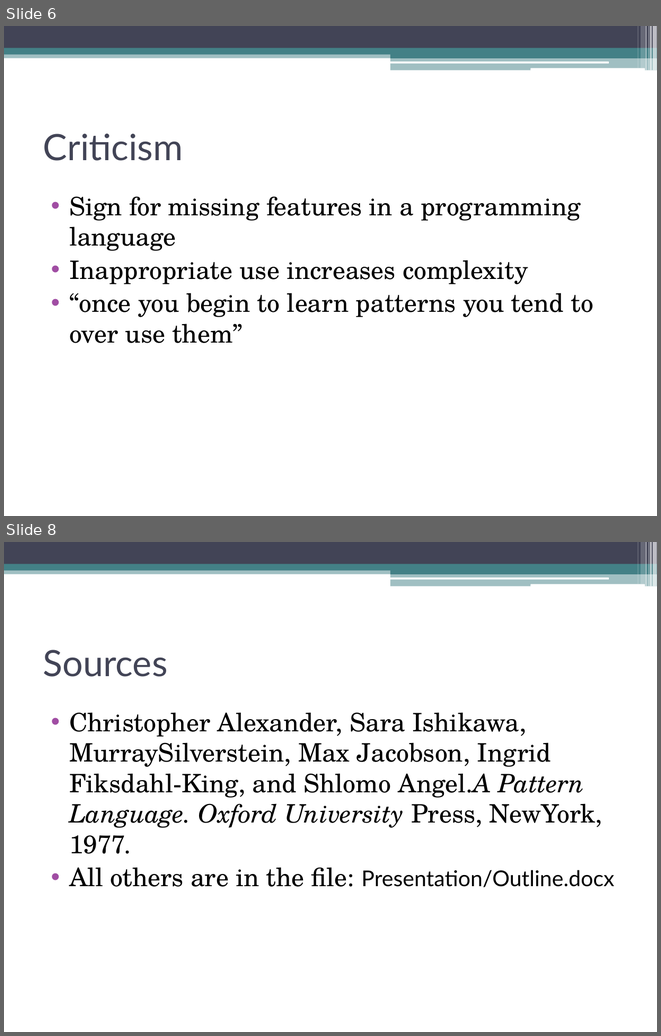
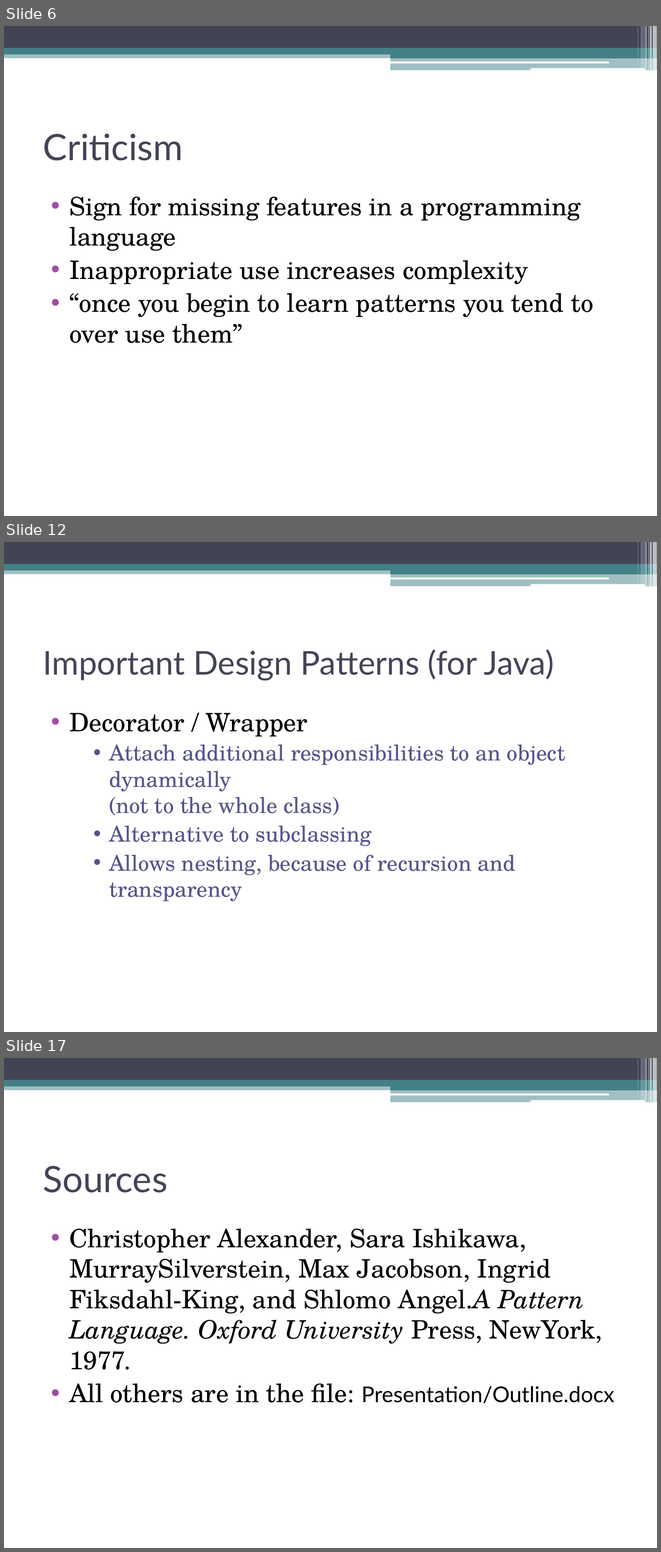
Before and after one commit to CodeLionX/ePortfolio_DesignPatterns, a slide deck: presentation/Design Patterns.pptx. Shown one above the other, each under a label of ours: slides 6 and 8 before the commit, slides 6, 12 and 17 after it; the slides between them are not shown. The pictures are 661x1036 and 661x1552 pixels, drawn with LibreOffice and Linux fonts; fonts in the diff are those of the drawing. Boxes give left, top, right and bottom in pixels: in the first picture for what was removed or moved away, otherwise in the second. Text is boxed around its words. In the diff, an @@ line names an element or a change of style, - is before the commit and + after.

Commit message:
added Pattern examples and worked on PPT

```diff
--- a/presentation/Design Patterns.pptx
+++ b/presentation/Design Patterns.pptx
@@ slide 12 added at (4, 542, 657, 1032), background #FFFFFF; not listed: 13 template elements that a slide beside it also shows @@
@@ title added at (43, 649, 554, 681), 36 pt, text #424456 @@
+Important Design Patterns (for Java)
@@ text added at (69, 713, 565, 901), 24 pt, text #53548A @@
+• Decorator / Wrapper
+    • Attach additional responsibilities to an object dynamically
+      (not to the whole class)
+    • Alternative to subclassing
+    • Allows nesting, because of recursion and transparency
@@ what was slide 8 is now slide 17 @@
```
Also in this commit, not shown: 1 slide changed, 8 other slides added, 4 other files.
